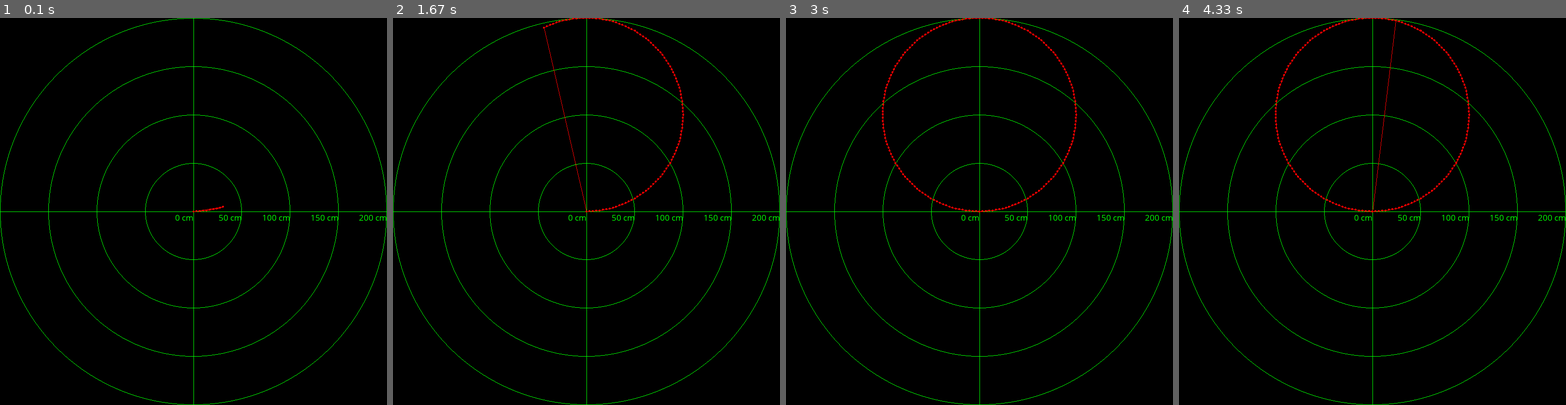
Above: before the commit, frames 1-4 (left to right).
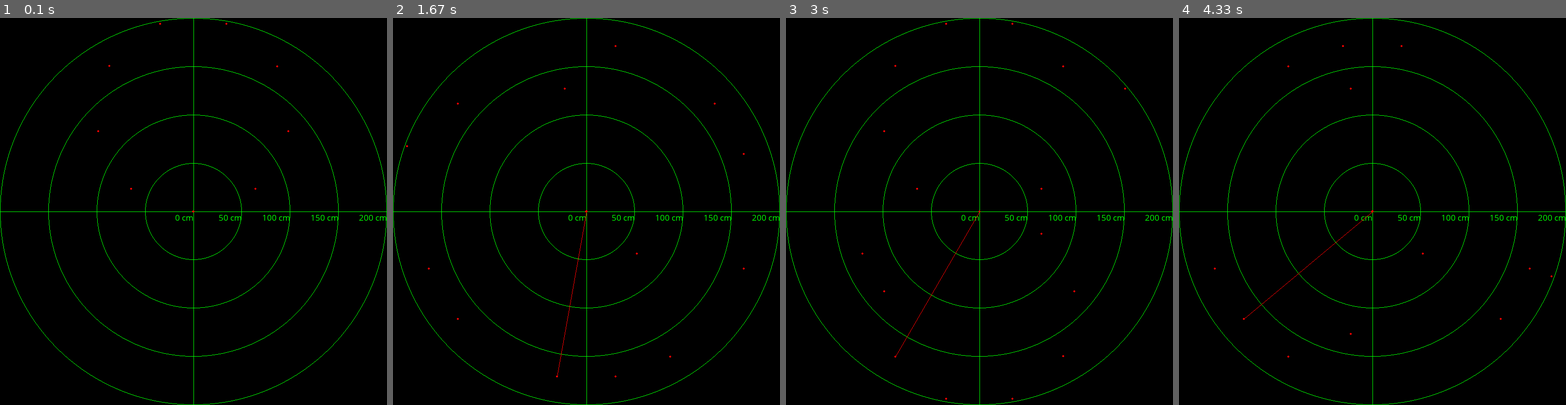
Above: after the commit, the same moments.

Repository: Braynyac/PiRadar
Game: pygame game, started from radarPygame.py
The game is run twice, just before and just after one commit, with the same random seed, the same clock (stepped at 60 frames per second) and the same inputs.
Inputs:
- Up to frame 1 (0.1 s): no input
- Up to frame 2 (1.67 s): no input
- Up to frame 3 (3 s): no input
- Up to frame 4 (4.33 s): no input

The runs differ from the first frame. In frame 1, less than 0.1% of the frame differs, in the area x 25-75%, y 1-51%; in frame 2, 0.4%; in frame 3, 0.5%; in frame 4, 0.5%, in the area x 9-97%, y 0-88%.

Commit message:
Degree stepping and cycling function instead of two for loops

Diff:
--- a/PiRadar.py
+++ b/PiRadar.py
@@ -1,5 +1,6 @@
 import RPi.GPIO as GPIO
 from radarPygame import Radar
+from itertools import cycle
 import time
 GPIO.setwarnings(False)
 radar = Radar()
@@ -45,31 +46,20 @@
     distance = 17150*(t1-t0)
     return distance
 
+
 def translate(value, leftMin, leftMax, rightMin, rightMax):
-    # Figure out how 'wide' each range is
     leftSpan = leftMax - leftMin
     rightSpan = rightMax - rightMin
-    # Convert the left range into a 0-1 range (float)
     valueScaled = float(value - leftMin) / float(leftSpan)
-    # Convert the 0-1 range into a value in the right range.
     return rightMin + (valueScaled * rightSpan)
 
 
 if __name__ == '__main__':
-    while True:
-        for i in range(0, 180):
-            t0 = time.time()
-            SetAngle(i)
-            distance = get_distance()
-            print("Angle:", i, "Distance:", distance)
-            radar.update(radar.angle, distance)
-            radar.loop()
-            print("degrees/second: ", (time.time()-t0)**-1)
-        for i in range(0, 180):
-            t0 = time.time()
-            SetAngle(180-i)
-            distance = get_distance()
-            print("Angle:", i, "Distance:", distance)
-            radar.update(radar.angle, distance)
-            radar.loop()
-            print("degrees/second: ", (time.time()-t0)**-1)
+    for i in cycle(range(180)+list(reversed(range(180)))):
+        t0 = time.time()
+        SetAngle(i)
+        distance = get_distance()
+        print("Angle:", i, "Distance:", distance)
+        radar.update(radar.angle, distance)
+        radar.loop()
+        print("degrees/second: ", (time.time()-t0)**-1)
--- a/radarPygame.py
+++ b/radarPygame.py
@@ -5,8 +5,9 @@
 
 
 class Radar(object):
-    def __init__(self):
+    def __init__(self, stSz):
         self.angle = 0
+        self.deg_step = stSz
         self.distances = [0]*360
         self.points = [0] * 360
         self.color_GREEN = (0, 255, 0)
@@ -35,7 +36,6 @@
         for i in range(len(measurements)):
             self.gameDisplay.blit(measurements[i], (self.display_width/2 - measurements[i].get_width() + i*self.display_height/8, self.display_height/2))
 
-
     def needle(self, angle, distance):
         x = (self.display_width/2)+2*distance*np.cos(np.deg2rad(angle))
         y = (self.display_height/2) - 2 * distance * np.sin(np.deg2rad(angle))
@@ -49,8 +49,8 @@
             pygame.draw.circle(self.gameDisplay, (255, 0, 0), (int(x), int(y)), 2)
 
     def connect_pts(self, pts):
-        for pnt in range(len(pts)-1):
-            pygame.draw.line(self.gameDisplay, (255, 0, 0), (pts[pnt][0], pts[pnt][1]), (pts[pnt+1][0], pts[pnt+1][1]))
+        for pnt in range(int(len(pts)/self.deg_step-self.deg_step)):
+            pygame.draw.line(self.gameDisplay, (255, 0, 0), (pts[pnt*self.deg_step][0], pts[pnt*self.deg_step][1]), (pts[pnt*self.deg_step+self.deg_step][0], pts[pnt*self.deg_step+self.deg_step][1]))
 
     def loop(self):
         # for i in range(0, 360):
@@ -79,9 +79,9 @@
 d = 0
 
 if __name__ == '__main__':
-    radar = Radar()
+    radar = Radar(20)
     while True:
         d += 1
-        for i in range(360):
-            radar.update(i, 200*np.sin(d*np.deg2rad(i)))
+        for i in range(int(360/radar.deg_step)):
+            radar.update(i*radar.deg_step, 200*np.sin(d*np.deg2rad(i*radar.deg_step)))
             radar.loop()
